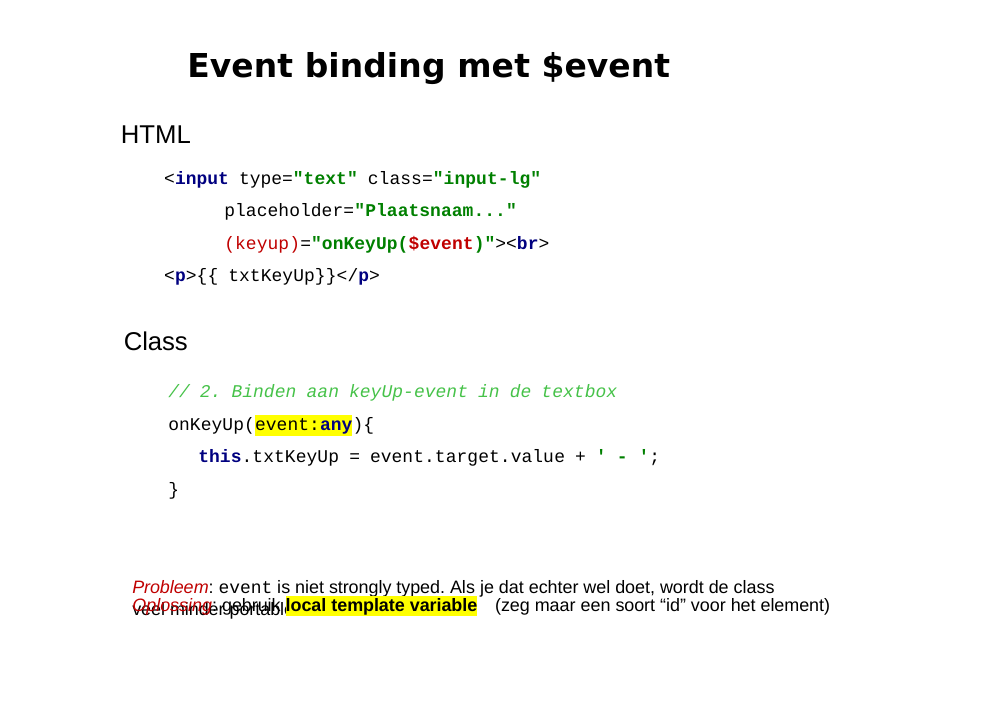
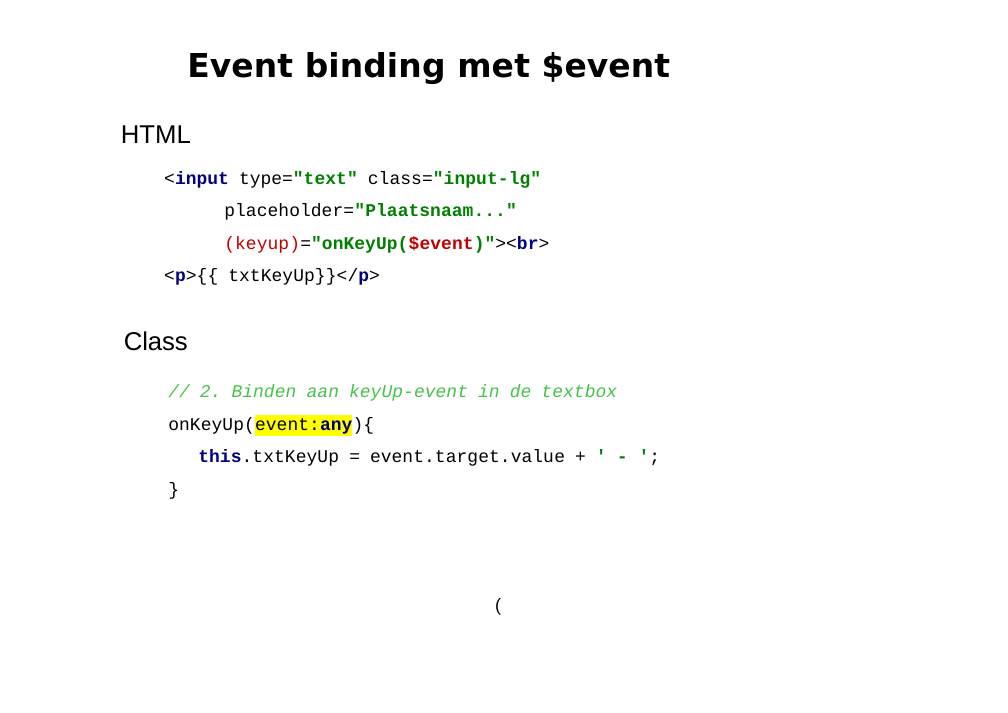
Before and after one commit to petereijgermans11/workshop-angular7, a slide deck: slide 21 of PPT/02- Angular Databinding.pptx. Drawn at 1008x713 pixels with LibreOffice and Linux fonts; fonts in the diff are those of the drawing. Boxes give left, top, right and bottom in pixels: in the first picture for what was removed or moved away, otherwise in the second. Text is boxed around its words. In the diff, an @@ line names an element or a change of style, - is before the commit and + after.

```diff
--- a/PPT/02- Angular Databinding.pptx
+++ b/PPT/02- Angular Databinding.pptx
@@ text at [132,580,775,619]: paragraph removed @@
-Probleem: event is niet strongly typed. Als je dat echter wel doet, wordt de class veel minder portable
@@ text removed at [132,598,477,616] @@
-Oplossing: gebruik local template variable
@@ text at [495,598,830,615]: text changed @@
-(zeg maar een soort “id” voor het element)
+(
```
Also in this commit, not shown: 3 other slides changed, 10 other files.
